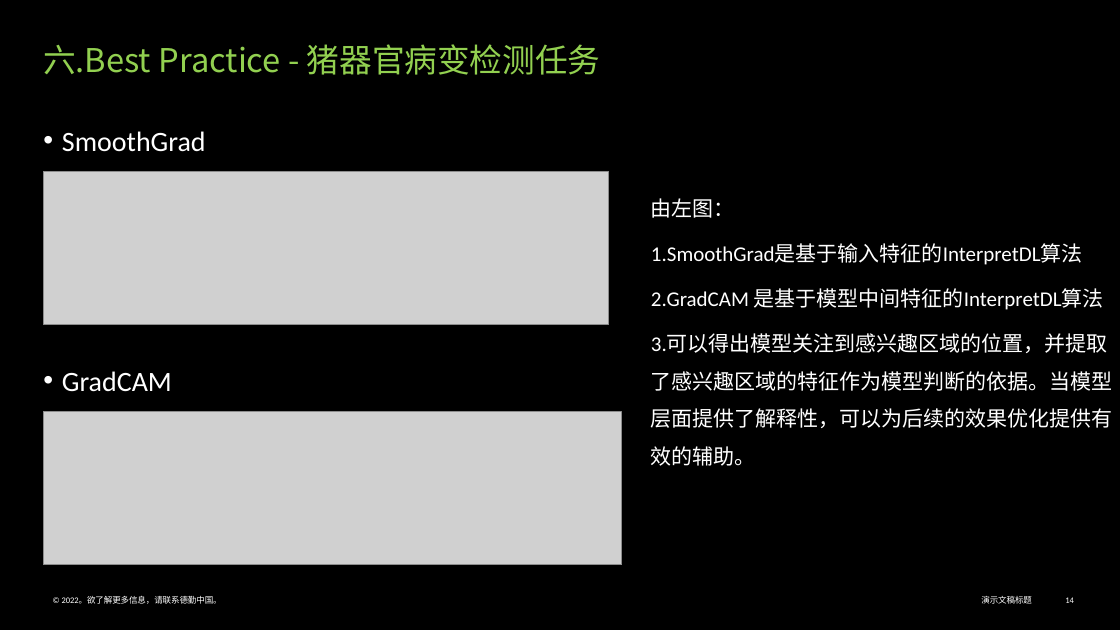
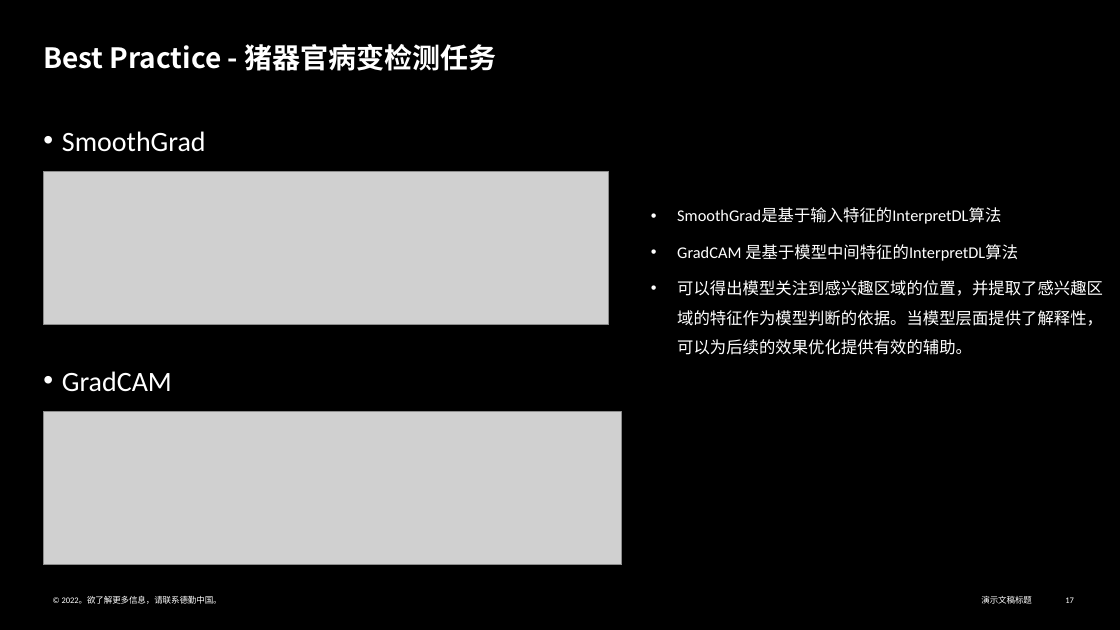
Before and after one commit to Vihagle/ML-Explaination, a slide deck: slide 17 of 模型可解释性.pptx (slide 14 before the commit). Drawn at 1120x630 pixels with LibreOffice and Linux fonts; fonts in the diff are those of the drawing; grey boxes stand for pictures. Boxes give left, top, right and bottom in pixels: in the first picture for what was removed or moved away, otherwise in the second. Text is boxed around its words. In the diff, an @@ line names an element or a change of style, - is before the commit and + after.

```diff
--- a/模型可解释性.pptx
+++ b/模型可解释性.pptx
@@ text at <box>43,44,497,71</box>: text changed; size 28 to 24 pt; text colour #92D050 to #FFFFFF; bold on @@
-六.Best Practice - 猪器官病变检测任务
+Best Practice - 猪器官病变检测任务
@@ text at <box>677,208,1103,355</box>: text changed; size 18 to 14 pt @@
-由左图：
-1.SmoothGrad是基于输入特征的InterpretDL算法
-2.GradCAM 是基于模型中间特征的InterpretDL算法
-3.可以得出模型关注到感兴趣区域的位置，并提取了感兴趣区域的特征作为模型判断的依据。当模型层面提供了解释性，可以为后续的效果优化提供有效的辅助。
+• SmoothGrad是基于输入特征的InterpretDL算法
+• GradCAM 是基于模型中间特征的InterpretDL算法
+• 可以得出模型关注到感兴趣区域的位置，并提取了感兴趣区域的特征作为模型判断的依据。当模型层面提供了解释性，可以为后续的效果优化提供有效的辅助。
```
Also in this commit, not shown: 12 other slides changed, 5 slides added, 1 slide removed, 1 other file.
